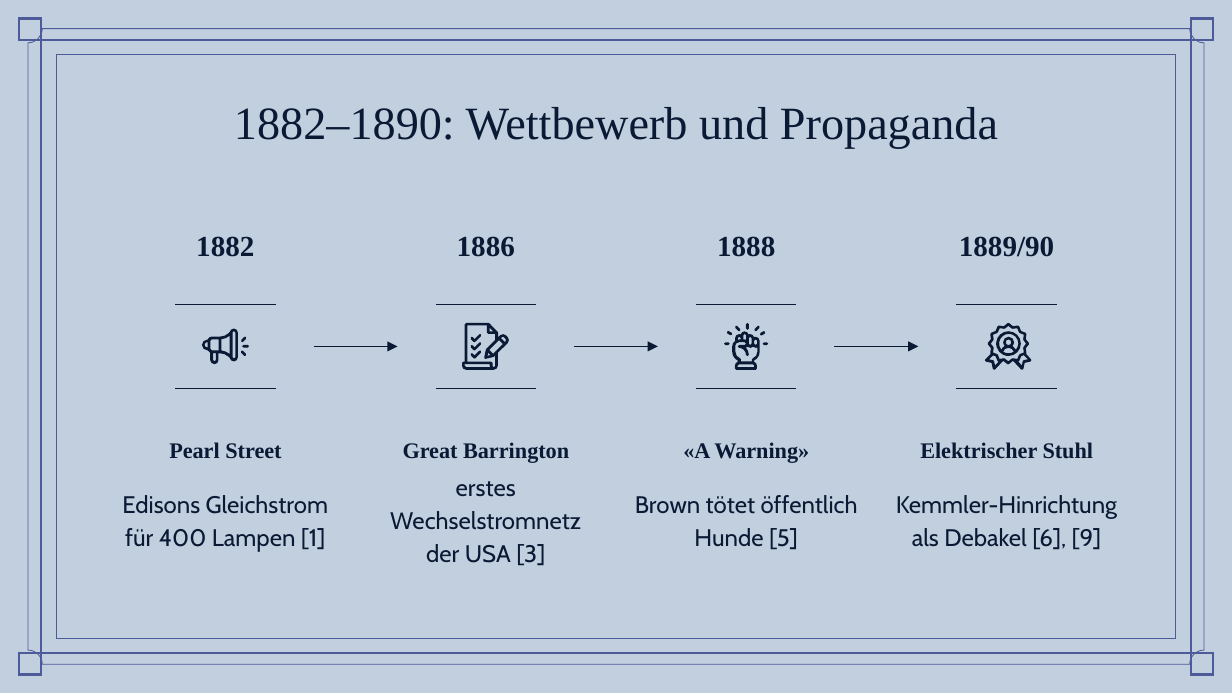
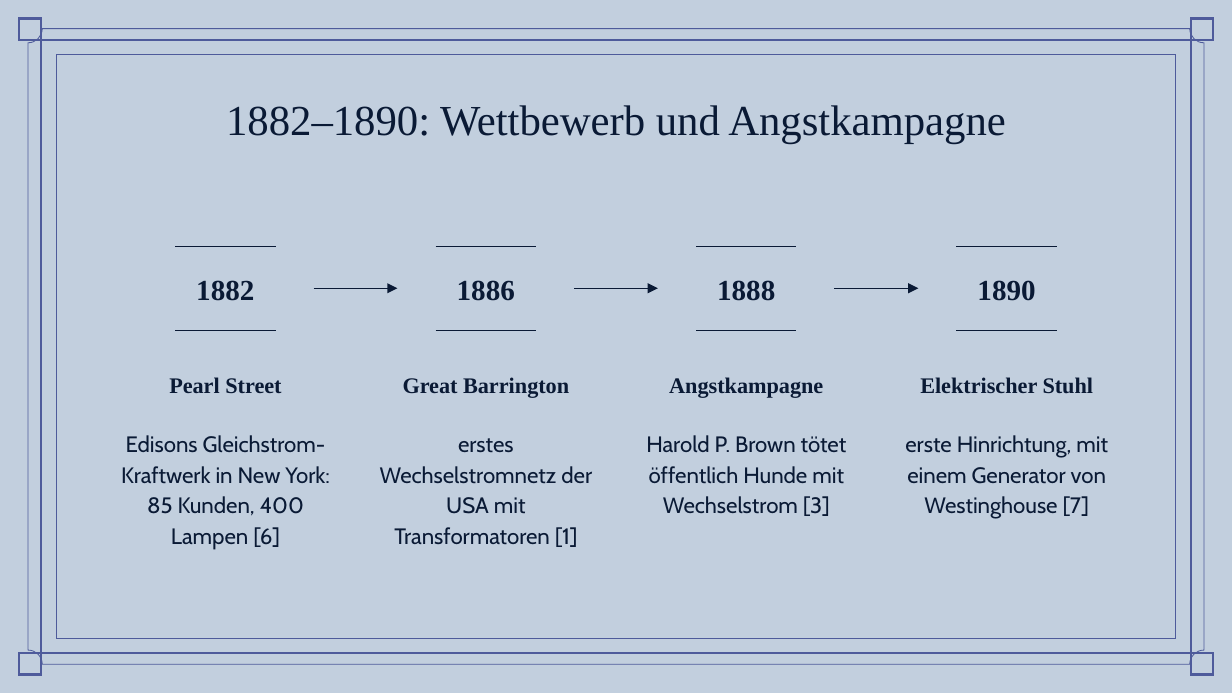
Before and after one commit to simonbruder-hub/Edison_vs_Westinghouse, a slide deck: slide 7 of abgabe/Praesentation_Stromkrieg_Bruder.pptx (slide 6 before the commit). Drawn at 1232x693 pixels with LibreOffice and Linux fonts; fonts in the diff are those of the drawing; background and template pictures are left out. Boxes give left, top, right and bottom in pixels: in the first picture for what was removed or moved away, otherwise in the second. Text is boxed around its words. In the diff, an @@ line names an element or a change of style, - is before the commit and + after.

```diff
--- a/abgabe/Praesentation_Stromkrieg_Bruder.pptx
+++ b/abgabe/Praesentation_Stromkrieg_Bruder.pptx
@@ title at box(226, 105, 1006, 143): text changed; size 27 to 25 pt @@
-1882–1890: Wettbewerb und Propaganda
+1882–1890: Wettbewerb und Angstkampagne
@@ 3 texts: place and size @@
-3 texts at box(196, 236, 775, 257)
+3 texts at box(196, 280, 775, 301)
@@ vertical alignment bottom to middle in 4 elements at box(196, 280, 254, 301), box(717, 280, 775, 301), box(457, 280, 515, 301), box(977, 280, 1035, 301) @@
@@ 8 lines, 3 arrows: place and size @@
-8 lines, 3 arrows at box(175, 304, 1057, 388)
+8 lines, 3 arrows at box(175, 246, 1057, 330)
@@ text at box(977, 280, 1035, 301): text changed @@
-1889/90
+1890
@@ group removed at box(202, 329, 250, 365): 4 freeform shapes @@
@@ group removed at box(462, 323, 510, 370): 4 freeform shapes @@
@@ freeform shape removed at box(984, 323, 1031, 370) @@
@@ group removed at box(724, 323, 769, 370): 8 freeform shapes @@
@@ freeform shape removed at box(995, 331, 1021, 356) @@
@@ 3 texts: place and size @@
-3 texts at box(169, 442, 1094, 463)
+3 texts at box(169, 377, 1094, 398)
@@ text at box(669, 377, 823, 398): text changed @@
-«A Warning»
+Angstkampagne
@@ vertical alignment middle to top in 4 elements at box(380, 438, 592, 547), box(646, 435, 847, 516), box(121, 435, 330, 550), box(905, 435, 1108, 519) @@
@@ text at box(121, 435, 330, 550): text changed; size 14 to 13 pt @@
-Edisons Gleichstrom für 400 Lampen [1]
+Edisons Gleichstrom-Kraftwerk in New York: 85 Kunden, 400 Lampen [6]
@@ text at box(380, 438, 592, 547): text changed; size 14 to 13 pt @@
-erstes Wechselstromnetz der USA [3]
+erstes Wechselstromnetz der USA mit Transformatoren [1]
@@ text at box(646, 435, 847, 516): text changed; size 14 to 13 pt @@
-Brown tötet öffentlich Hunde [5]
+Harold P. Brown tötet öffentlich Hunde mit Wechselstrom [3]
@@ text at box(905, 435, 1108, 519): text changed; size 14 to 13 pt @@
-Kemmler-Hinrichtung als Debakel [6], [9]
+erste Hinrichtung, mit einem Generator von Westinghouse [7]
```
Also in this commit, not shown: 10 other slides changed, 7 slides added, 3 slides removed, 4 other files.
